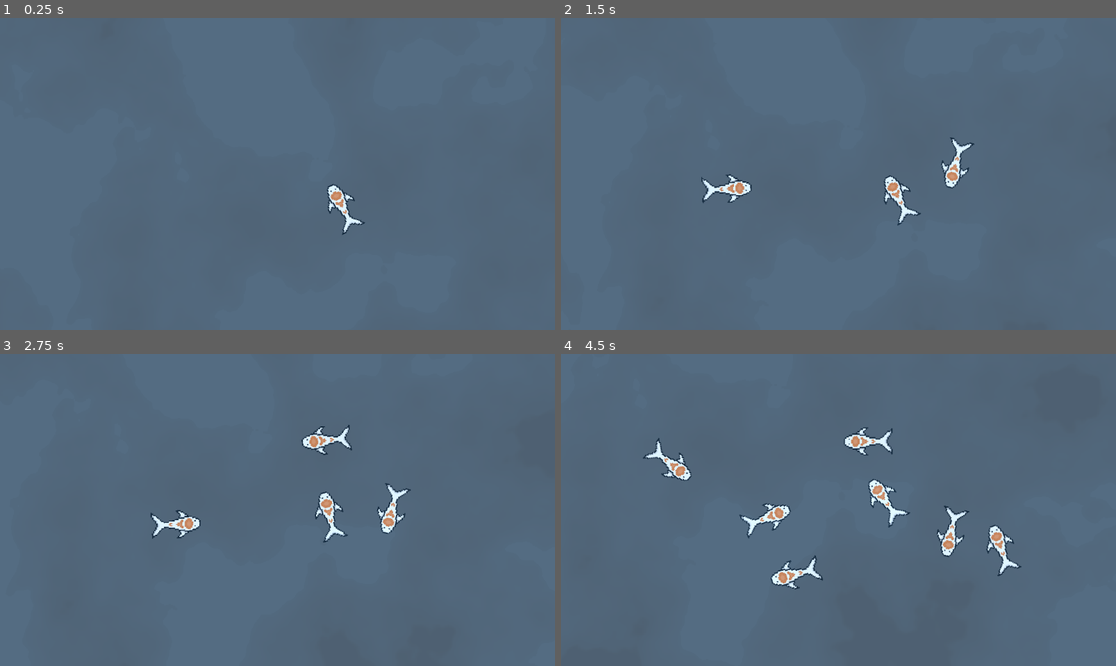
Above: before the commit, frames 1-4 (two rows, left to right).
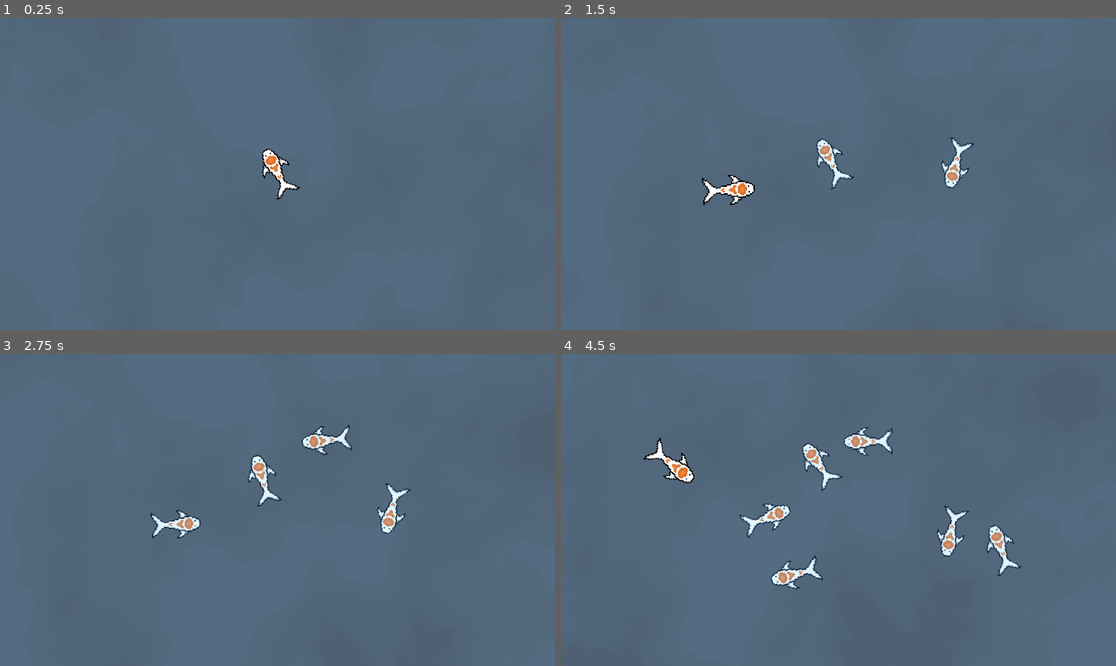
Above: after the commit, the same moments.

Repository: RankedLotus/fish_sim
Game: Godot game, scene res://level.tscn
Same seed, same stepped clock (60 frames per second), same inputs: the game is played once before the commit and once after it. The engine's default icon, where the game draws it, is replaced by a stand-in: a white triangle on a blue panel in a dark square. Sound files missing from this copy of the repository are replaced by a short silence.
Inputs (mouse positions are in pixels of both pictures, inside the frame that each line leads up to):
- Up to frame 1 (0.25 s): no input
- Up to frame 2 (1.5 s): move the mouse to (960, 158) at 0.52 s; click (960, 158) at 0.6 s; move the mouse to (727, 189) at 1.27 s; click (727, 189) at 1.35 s
- Up to frame 3 (2.75 s): move the mouse to (333, 441) at 2.02 s; click (333, 441) at 2.1 s
- Up to frame 4 (4.5 s): move the mouse to (810, 572) at 2.77 s; click (810, 572) at 2.85 s; move the mouse to (1005, 556) at 3.52 s; click (1005, 556) at 3.6 s; move the mouse to (672, 463) at 4.27 s; click (672, 463) at 4.35 s

The runs differ from the first frame. In frame 1, 0.8% of the frame differs, in the area x 47-66%, y 41-70%; in frame 2, 1.2%; in frame 3, 0.7%; in frame 4, 1.2%, in the area x 14-63%, y 26-56%.

Commit message:
more QOL on interaction and world border

Diff:
--- a/basic_bird.gd
+++ b/basic_bird.gd
@@ -1,13 +1,22 @@
 extends Node2D
+
+var has_submerged = false
 
 func _ready():
 	self.visible = true
 	rotation = randf() * 2 * PI
 	$movement.dir_vector = Vector2(cos(rotation), sin(rotation))
-	$GPUParticles2D.emitting = true;
-	$AudioStreamPlayer.play(randf() / 3 + 0.4);
+
+	$AudioStreamPlayer.play(randf() / 3 + 0.2);
 
 func _physics_process(delta):
+	scale.x = move_toward(scale.x, 3, delta)
+	scale.y = move_toward(scale.y, 3, delta)
+
+	if(scale == Vector2(3, 3) and !has_submerged):
+		has_submerged = true
+		top_level = false
+		$GPUParticles2D.emitting = true
 	global_position += $movement.get_position_difference() * delta
 
 	rotation = atan2($movement.dir_vector.y, $movement.dir_vector.x) + PI/2
--- a/basic_bird.tscn
+++ b/basic_bird.tscn
@@ -26,10 +26,11 @@
 color = Color(0.898039, 1, 1, 0.72549)
 
 [node name="basicFish" type="Node2D"]
+top_level = true
 light_mask = 2
 visibility_layer = 2
 position = Vector2(477, 220)
-scale = Vector2(3, 3)
+scale = Vector2(3.3, 3.3)
 script = ExtResource("1_rqbdg")
 
 [node name="Sprite2D" type="Sprite2D" parent="."]
@@ -49,6 +50,8 @@
 explosiveness = 0.6
 randomness = 0.45
 trail_enabled = true
+trail_sections = 4
+trail_section_subdivisions = 2
 
 [node name="AudioStreamPlayer" type="AudioStreamPlayer" parent="."]
 stream = ExtResource("4_w8475")
--- a/level.gdshader
+++ b/level.gdshader
@@ -5,7 +5,7 @@
 uniform vec2 scroll = vec2(0.002, 0.002);
 uniform sampler2D noise2 : repeat_enable;
 uniform vec2 scroll2 = vec2(0.003, 0.003);
-uniform float distortion_strength : hint_range(-1, 1) = 0.0006;
+uniform float distortion_strength : hint_range(-1, 1) = 0.01;
 uniform vec4 tone_color : source_color;
 uniform vec4 top_color : source_color;
 uniform float light_start : hint_range(0.0, 1.0) = 0.275;
--- a/level.tscn
+++ b/level.tscn
@@ -39,7 +39,7 @@
 
 [node name="basicFish" parent="." instance=ExtResource("4_1s46w")]
 texture_filter = 3
-position = Vector2(164, 89)
+position = Vector2(0, 0)
 
 [node name="Camera2D" type="Camera2D" parent="."]
 texture_filter = 1
--- a/movement.gd
+++ b/movement.gd
@@ -9,7 +9,7 @@
 @export var twitch_frequency = Vector2(1, 10) #defines how often behavior generally changes
 @export var twitch_strength = Vector2(2, 20) #defines the strength of the change in speed (on natural log curve)
 @export var my_timer = 2 #timer on which behavior changes
-
+@export var quadrant_size = Vector2(650, 350)
 func get_curr_velocity():
 	return dir_vector * speed
 
@@ -17,6 +17,8 @@
 	return get_curr_velocity()
 
 func _physics_process(delta):
+
+
 	#moving to (to smoothen)
 	speed = move_toward(speed, target_speed, randi_range(twitch_frequency.x, twitch_frequency.y))
 	var amt_to_rotate = target_rotation - move_toward(target_rotation, 0, 0.005)
@@ -32,3 +34,17 @@
 		target_rotation = rsign * PI / 4
 		#dir_vector = dir_vector.rotated(rsign * PI / 4)
 		my_timer = randi_range(twitch_frequency.x, twitch_frequency.y)
+
+	quadrant_size = get_viewport().get_visible_rect().size / 2
+	#world border:
+	if(global_position.x > quadrant_size.x):
+		dir_vector.x = move_toward(dir_vector.x, -2, delta)
+
+	if(global_position.x < -quadrant_size.x):
+		dir_vector.x = move_toward(dir_vector.x, 2, delta)
+
+	if global_position.y > quadrant_size.y:
+		dir_vector.y = move_toward(dir_vector.y, -2, delta)
+
+	if global_position.y < -quadrant_size.y:
+		dir_vector.y = move_toward(dir_vector.y, 2, delta)
